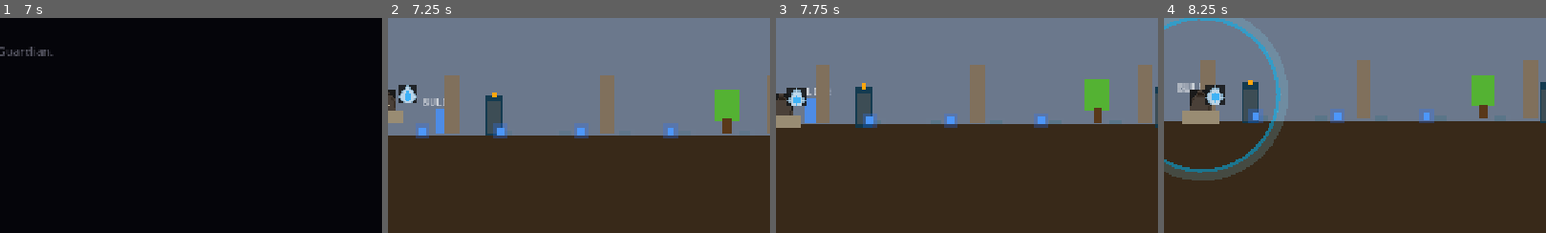
Above: before the commit, frames 1-4 (left to right).
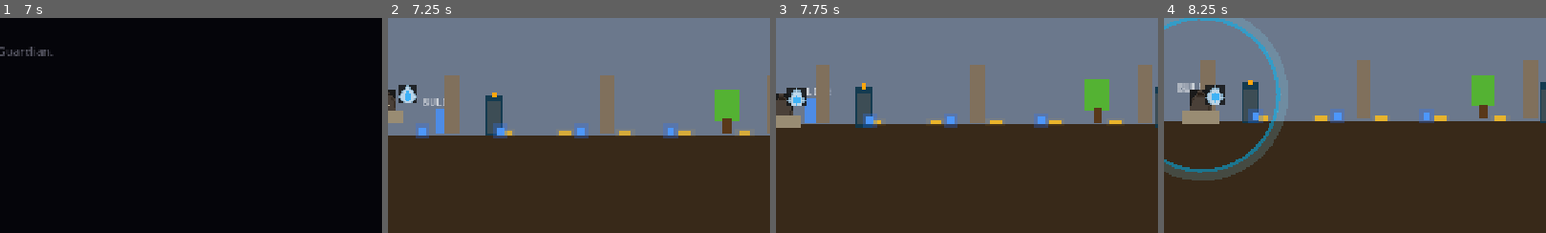
Above: after the commit, the same moments.

Repository: elliswalker/guardian-rising-game
Game: Godot game, scene res://scenes/world/opening.tscn
Same seed, same stepped clock (60 frames per second), same inputs: the game is played once before the commit and once after it.
Inputs:
- Up to frame 1 (7 s): tap Enter at 0.5, 2, 4.25 s; hold Space (action) 0.53-1.28 s; hold D (move_right) 0.53-2.03 s; tap E (ability) at 1.35, 5.85 s; tap Space (action) at 1.55, 2.85, 3.8, 4.35, 5, 6.05 s; hold A (move_left) 2.03-2.78 s; hold Space (action) 2.03-2.78 s; hold D (move_right) 2.78-4.28 s; hold E (ability) 3.53-4.28 s; hold A (move_left) 4.28-5.03 s; hold D (move_right) 5.03-5.78 s; hold Space (action) 5.03-5.78 s; hold A (move_left) from 5.78 s (still down); hold Space (action) from 6.53 s (still down)
- Up to frame 2 (7.25 s): keep holding A (move_left); keep holding Space (action)
- Up to frame 3 (7.75 s): release A (move_left) at 7.28 s; release Space (action) at 7.28 s; hold D (move_right) from 7.28 s (still down); tap Space (action) at 7.35 s
- Up to frame 4 (8.25 s): keep holding D (move_right); hold E (ability) from 8.03 s (still down)
The pictures show only the part of the screen within x 50-100%, y 42-92%; the shares and areas given below are measured in that part.

Frame 1 is identical in both runs. In frame 2, 0.3% of the frame differs, in the area x 30-95%, y 52-55%; in frame 3, 0.3%; in frame 4, 0.4%, in the area x 24-90%, y 45-48%.

Commit message:
Fix build site visibility, lock Earth to Fallen, fix builder wall-boundary flee
- Build site color changed from cyan to amber with boosted alpha so it's
  visible across all times of day; un-actioned pulse now 0.45–0.85 opacity
- Earth highway now always spawns Fallen (Dreg + Vandal day 4+); removed
  day % 3 faction rotation and the unused _pick_enemy helper
- HUD _faction_for_wave always returns "fallen" for Earth
- _is_blocked_by_wall uses >= lo - 2.0 tolerance so builder standing at the
  wall's exact x position correctly sees the wall as blocking, preventing
  walk-into-enemy after wall completion

Co-Authored-By: Claude Sonnet 4.6 <noreply@anthropic.com>

Diff:
--- a/scenes/world/build_site.tscn
+++ b/scenes/world/build_site.tscn
@@ -13,14 +13,14 @@
 offset_top = -2.0
 offset_right = 5.0
 offset_bottom = 2.0
-color = Color(0.25, 0.75, 0.85, 0.85)
+color = Color(1.0, 0.75, 0.1, 1.0)
 
 [node name="Glow" type="ColorRect" parent="."]
 offset_left = -8.0
 offset_top = -3.0
 offset_right = 8.0
 offset_bottom = 3.0
-color = Color(0.25, 0.75, 0.85, 0.18)
+color = Color(1.0, 0.75, 0.1, 0.25)
 
 [node name="CollisionShape2D" type="CollisionShape2D" parent="."]
 shape = SubResource("RectangleShape2D_1")
--- a/scripts/ui/hud.gd
+++ b/scripts/ui/hud.gd
@@ -70,11 +70,7 @@
 	_wave_tween.tween_interval(2.5)
 	_wave_tween.tween_property(wave_label, "modulate:a", 0.0, 0.8)
 
-func _faction_for_wave(wave: int) -> String:
-	match wave % 3:
-		1: return "fallen"
-		2: return "hive"
-		0: return "cabal"
+func _faction_for_wave(_wave: int) -> String:
 	return "fallen"
 
 func _on_dusk_timer_updated(seconds: int) -> void:
--- a/scripts/world/build_site.gd
+++ b/scripts/world/build_site.gd
@@ -94,9 +94,8 @@
 func _update_visual() -> void:
 	var pulse: float = 0.6 + sin(_pulse_time * 2.2) * 0.4
 	if not _actioned:
-		# Waiting for player to commission — dim and grey
-		_site_sprite.modulate = Color(0.55, 0.55, 0.55, pulse * 0.3)
-		_glow.modulate.a = 0.05
+		_site_sprite.modulate = Color(1.0, 1.0, 1.0, 0.45 + pulse * 0.4)
+		_glow.modulate.a = 0.3
 		return
 	match _progress:
 		0:
--- a/scripts/world/earth_highway.gd
+++ b/scripts/world/earth_highway.gd
@@ -230,23 +230,15 @@
 
 func _spawn_dreg_pack(count: int) -> void:
 	var day: int = GameState.day_number
-	var faction: int = day % 3  # 1=fallen, 2=hive, 0=cabal
 	for i in count:
 		var spawn_pos: Vector2 = spawn_point_right.global_position + Vector2(float(i) * 16.0, 0.0)
-		var enemy: CharacterBody2D = _pick_enemy(faction, day).instantiate()
+		var enemy: CharacterBody2D = _pick_fallen_enemy(day).instantiate()
 		enemy.global_position = spawn_pos
 		add_child(enemy)
 
-func _pick_enemy(faction: int, day: int) -> PackedScene:
-	match faction:
-		1:  # Fallen
-			if day >= 4 and randf() < 0.4:
-				return VANDAL_SCENE
-			return DREG_SCENE
-		2:  # Hive
-			return THRALL_SCENE
-		0:  # Cabal
-			return LEGIONARY_SCENE
+func _pick_fallen_enemy(day: int) -> PackedScene:
+	if day >= 4 and randf() < 0.4:
+		return VANDAL_SCENE
 	return DREG_SCENE
 
 func _spawn_initial_caches() -> void:
--- a/scripts/world/guardian.gd
+++ b/scripts/world/guardian.gd
@@ -324,7 +324,7 @@
 	var hi: float = maxf(global_position.x, enemy_x)
 	for wall: Node in get_tree().get_nodes_in_group("walls"):
 		var wn: Node2D = wall as Node2D
-		if wn and is_instance_valid(wn) and wn.global_position.x > lo and wn.global_position.x < hi:
+		if wn and is_instance_valid(wn) and wn.global_position.x >= lo - 2.0 and wn.global_position.x < hi:
 			return true
 	return false
 
